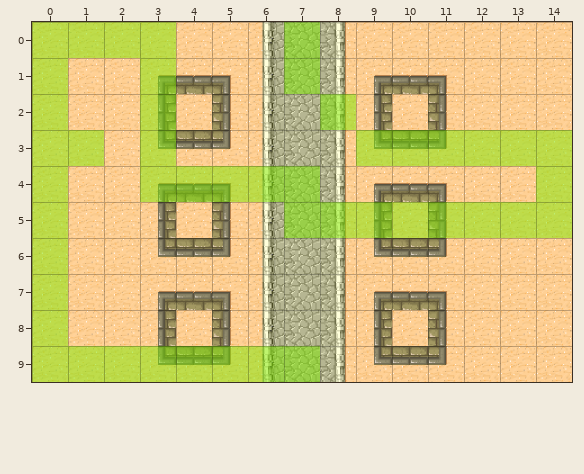
Two versions of a level (Tiled map, TowerDefense/tilemap-hd.tmx). Above, as it was before the edit.
Cells are 64x64 px. Shown: x 0..14, y 0..9.
Now the later version:
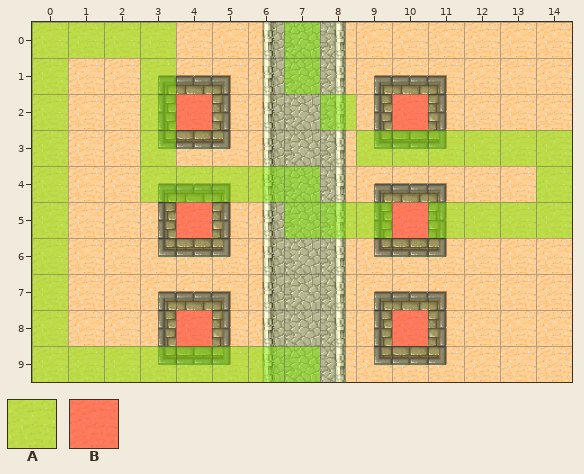
Key: from "metadatatiles-hd": A 0, B 3.
_ is an empty cell.
See-through tiles are keyed as they look on the map.
Changes in this commit:
Layer "metadata":
y 2: x 4 _ -> B; x 10 _ -> B
y 3: x 1 A -> _
y 5: x 4 _ -> B; x 10 A -> B
y 8: x 4 _ -> B; x 10 _ -> B
Pixel boxes of the changes (left, top, right, bottom) in both pictures:
added: (176, 94, 212, 130)
added: (392, 94, 428, 130)
removed: (68, 130, 104, 166)
added: (176, 202, 212, 238)
changed: (392, 202, 428, 238)
added: (176, 310, 212, 346)
added: (392, 310, 428, 346)
